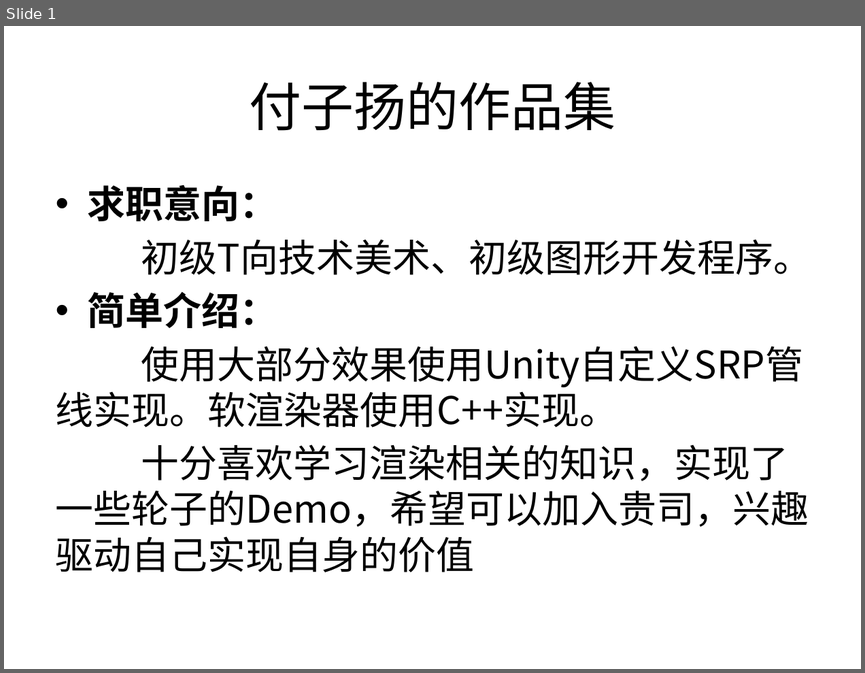
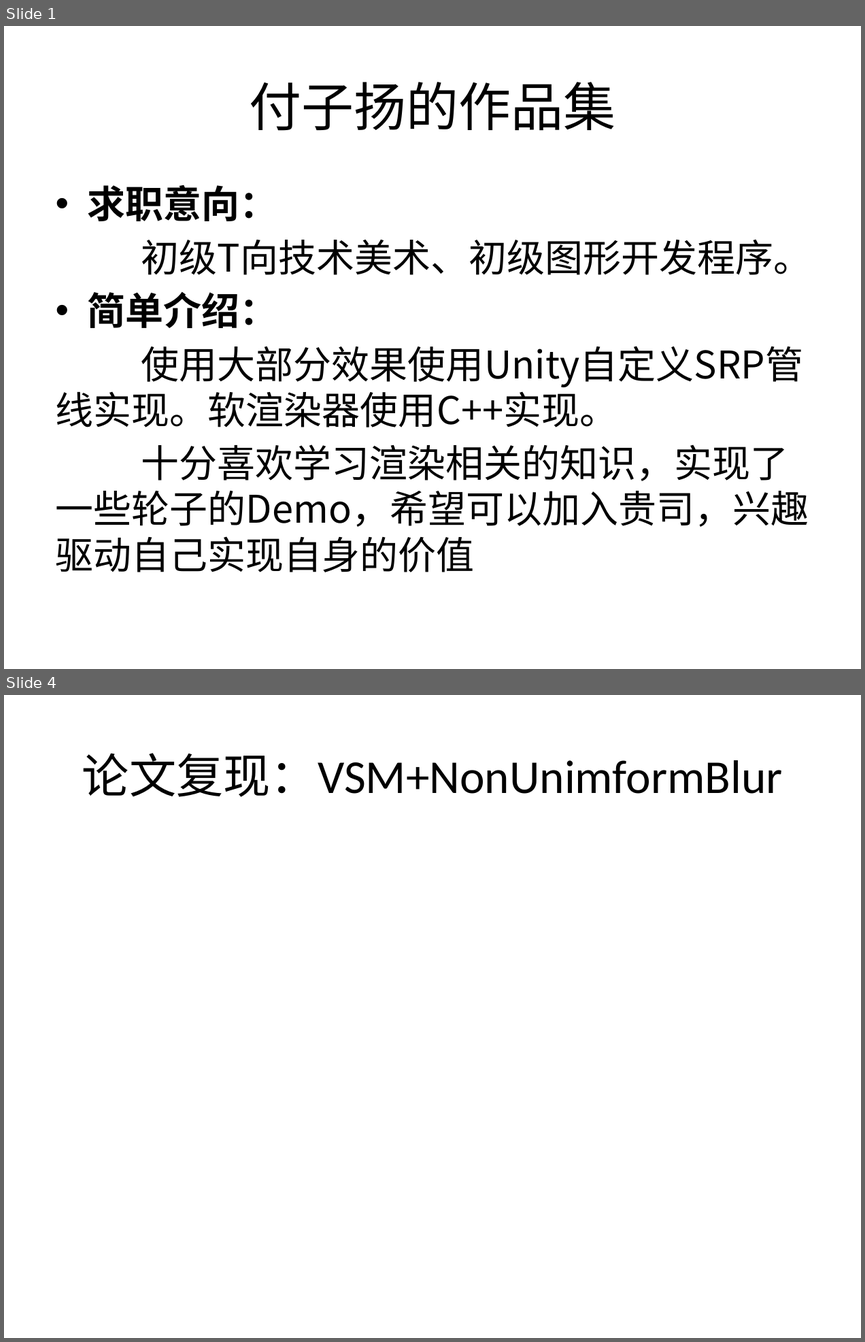
Before and after one commit to w199753/SoftRender, a slide deck: study/作品展示集.pptx. Shown one above the other, each under a label of ours: slide 1 before the commit, slides 1 and 4 after it; the slides between them are not shown. The pictures are 865x673 and 865x1342 pixels, drawn with LibreOffice and Linux fonts; fonts in the diff are those of the drawing. Boxes give left, top, right and bottom in pixels: in the first picture for what was removed or moved away, otherwise in the second. Text is boxed around its words. In the diff, an @@ line names an element or a change of style, - is before the commit and + after.

```diff
--- a/study/作品展示集.pptx
+++ b/study/作品展示集.pptx
@@ slide 4 added at [4, 695, 861, 1338], background #FFFFFF @@
@@ title added at [82, 753, 783, 797], 39.6 pt, text #000000 @@
+论文复现：VSM+NonUnimformBlur
```
Also in this commit, not shown: 9 other slides added, 3 other files.
